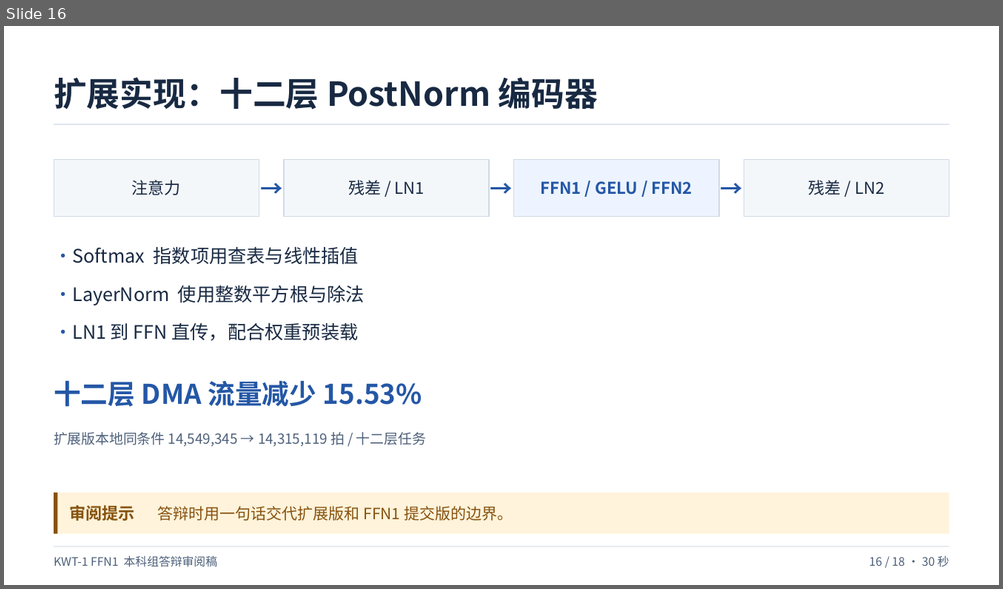
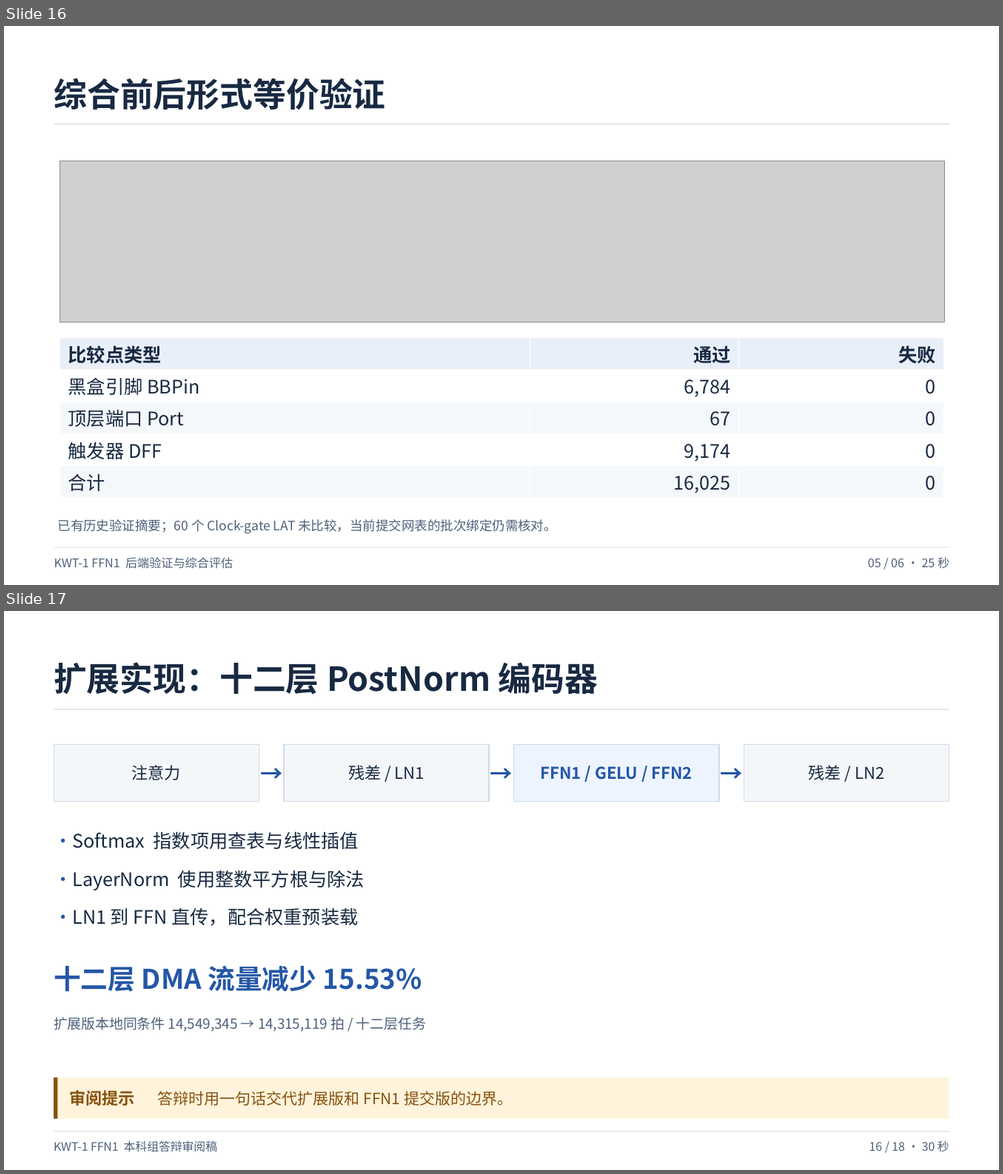
Before and after one commit to hhaxi/keyword_transfomer_accelerator, a slide deck: defense/本科组答辩审阅稿-第5页数据流_zxy.pptx. Shown one above the other, each under a label of ours: slide 16 before the commit, slides 16 and 17 after it. The pictures are 1003x589 and 1003x1174 pixels, drawn with LibreOffice and Linux fonts; fonts in the diff are those of the drawing; grey boxes stand for pictures. Boxes give left, top, right and bottom in pixels: in the first picture for what was removed or moved away, otherwise in the second. Text is boxed around its words. In the diff, an @@ line names an element or a change of style, - is before the commit and + after.

```diff
--- a/defense/本科组答辩审阅稿-第5页数据流_zxy.pptx
+++ b/defense/本科组答辩审阅稿-第5页数据流_zxy.pptx
@@ slide 16 added at bbox=[4, 26, 999, 585], background #FFFFFF @@
@@ text added at bbox=[54, 78, 386, 110], 32 pt, text #182942, bold @@
+综合前后形式等价验证
@@ rectangle added at bbox=[54, 124, 949, 124], fill #D0DAE6 @@
@@ picture added at bbox=[60, 161, 944, 322] @@
@@ table added at bbox=[60, 338, 944, 498], 5 rows, 3 columns @@
+比较点类型 | 通过 | 失败
+黑盒引脚 BBPin | 6,784 | 0
+顶层端口 Port | 67 | 0
+触发器 DFF | 9,174 | 0
+合计 | 16,025 | 0
@@ text added at bbox=[58, 520, 557, 534], 12.5 pt, text #4D607A @@
+已有历史验证摘要；60 个 Clock-gate LAT 未比较，当前提交网表的批次绑定仍需核对。
@@ rectangle added at bbox=[54, 548, 949, 548], fill #D0DAE6 @@
@@ text added at bbox=[54, 557, 233, 569], 11.5 pt, text #4D607A @@
+KWT-1 FFN1 后端验证与综合评估
@@ text added at bbox=[868, 557, 949, 568], 11.5 pt, text #4D607A @@
+05 / 06 · 25 秒
@@ what was slide 16 is now slide 17 @@
```
Also in this commit, not shown: 1 slide changed, 3 other slides added, 3 slides removed.
